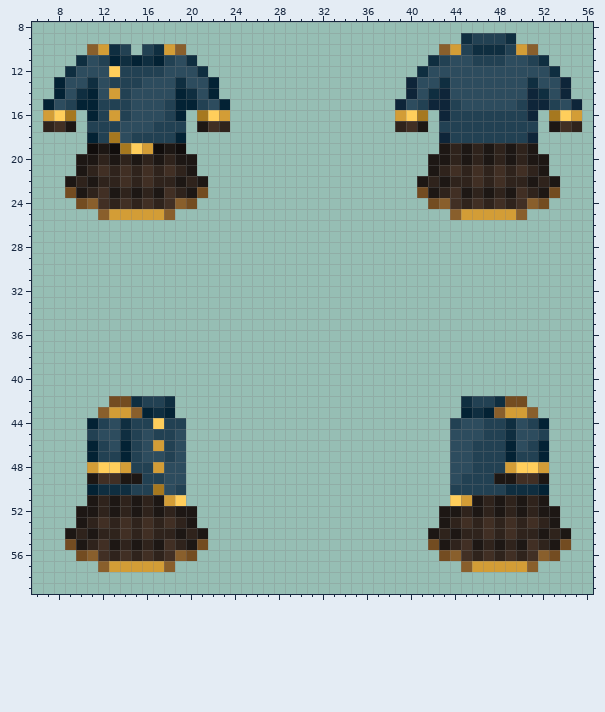
Edited in one commit: pixel-art sprite (Resources/Textures/Clothing/Uniforms/Jumpskirt/captain.rsi/equipped-INNERCLOTHING.png). The picture above is the old version.
The file is 64x64 pixels. Shown: x 6..56, y 8..59.
After the commit:
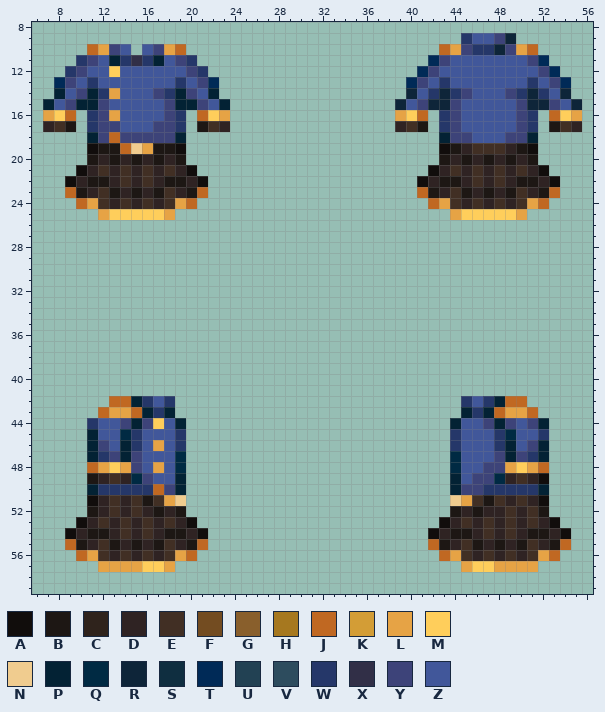
Palette (. is transparent): A #110d0c  B #1d1714  C #2f231c  D #2f2323  E #412f24  F #734c21  G #895f2c  H #a6781f  J #c06822  K #d39d36  L #e6a345  M #ffce5b  N #f0cc8f  P #032234  Q #002a43  R #0e2539  S #0f2e40  T #002a57  U #224153  V #2d4c5e  W #253769  X #312f47  Y #3d4379  Z #41579a
From old to new:
Changed rows in their new state; - is an unchanged pixel.
first column x 7:
 9 --------------------------------------WZZYR------
10 ----JLYZ-ZYLJ-----------------------JLYWWRYLJ----
11 ---WYZ-WXW-ZYW---------------------TYZZZZZZZYT---
12 --WYZZ-ZZZZZZYW-------------------TYZZZZZZZZZYT--
13 -TYZWZZZZZZZWZYT-----------------TYZWZZZZZZZWZYT-
14 --ZY-WLZZZYW-YZ-------------------ZW-WYZZZYW-WZ--
15 -ZY--YZZZZZY--YZ-----------------ZY--YZZZZZY--YZ-
16 L-J-WYLZZZZYW-J-L---------------L-J-WYZZZZZYW-J-L
17 D---WYYZZZYYW---D---------------D---WYZZZZZYW---D
18 -----YJYYYYY------------------------PYYZZZYYP----
19 ------BJNLB-------------------------ABDEEEDBA----
20 ---.-D-D-D-D-.---------------------.-D-D-D-D-.---
21 ---AD-D-D-D-DA---------------------AD-D-D-D-DA---
22 --AD-BD-D-DB-DA-------------------AD-BD-D-DB-DA--
23 --J-D--D-D--D-J-------------------J-D--D-D--D-J--
24 ---JL-D-D-D-LJ---------------------JL-D-D-D-LJ---
25 -----LMMMMML-------------------------LMMMMML-----
first column x 9:
42 ----JJPWZW--------------------------WZWPJJ----
43 ---JLLJ-W----------------------------W-JLLJ---
44 --WZZYPY-ZP------------------------PZZYPYZY---
45 --PZZQWZZZW------------------------WZZZWQZZW--
46 ---YZ-WZLZW------------------------WZZZW-ZY---
47 ---WY-YZZZQ------------------------QZZZY-YW---
48 --JL-LYZLZQ------------------------QZZYYL-LJ--
49 ---D-DQYZZP------------------------PZYYQD-DA--
50 ---WWWWWJYP------------------------PYYWWWWW---
51 --ADEDEBELN------------------------NLEBEDEDA--
52 -.-DEDED-D-.----------------------.-D-DDEDE-.-
53 -AD-D-D-D-DA----------------------AD-D-D-D-DA-
54 AD-BD-D-DB-DA--------------------AD-BD-D-DB-DA
55 J-D--D-D--D-J--------------------J-D--D-D--D-J
56 -JL-D-D-D-LJ----------------------JL-D-D-D-LJ-
57 ---LLLLMML--------------------------LMMLLLL---
Boxes around the changes in both pictures, in picture pixels (x1, y1, x2, y2):
changed: (395, 33, 582, 220)
changed: (43, 44, 230, 220)
changed: (65, 396, 208, 572)
changed: (428, 396, 571, 572)
